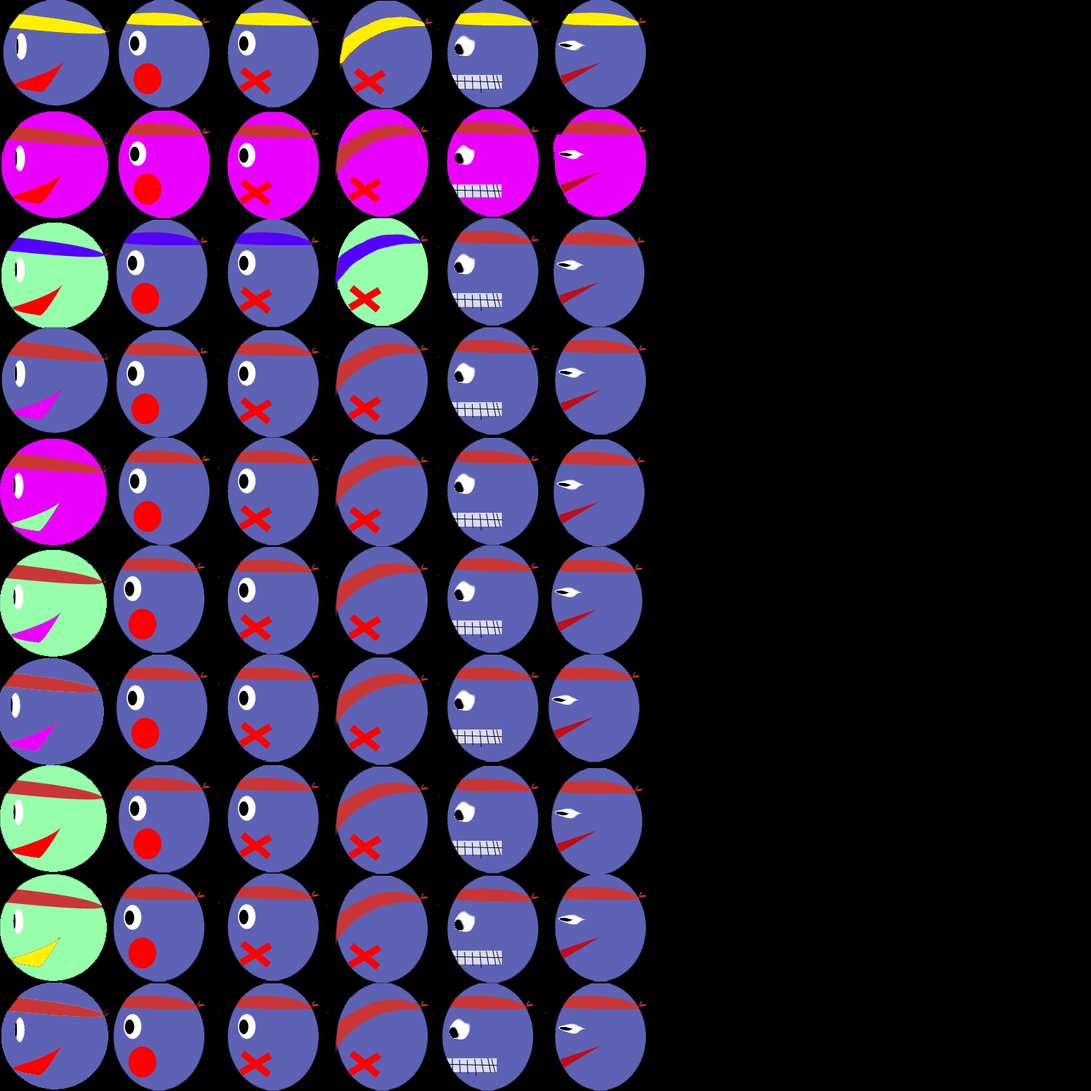
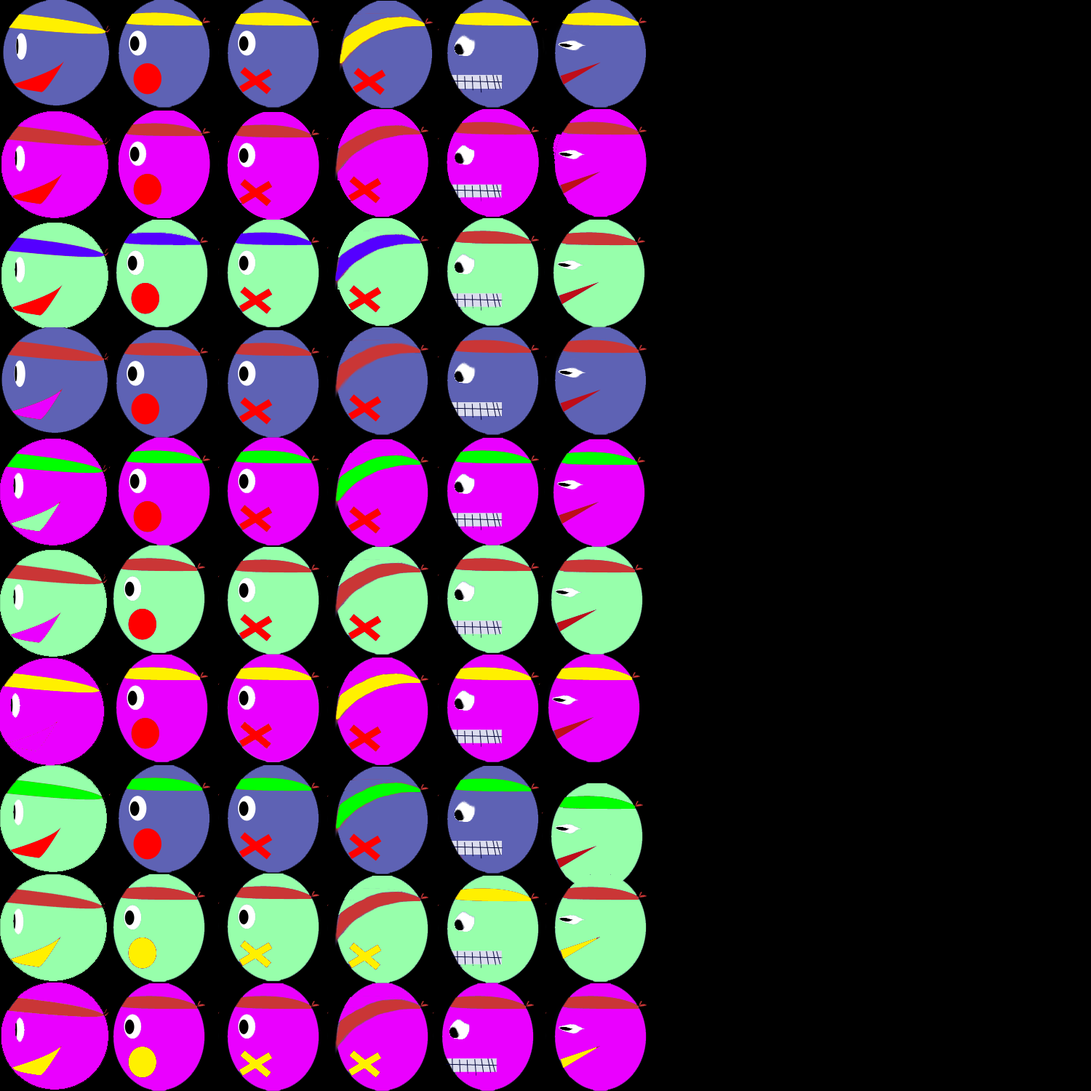
Comparing the layer stacks of the two 1091x1091 images. Changes:
removed group "col6" (10 layers) over [337, 217, 647, 1091]
renamed "Layer 53" to "col6", moved it out of group "col6", painted on it over [0, 217, 647, 1091]
removed layer "Layer 51" from group "col6" over [542, 768, 644, 877]
removed layer "Layer 50" from group "col6" over [547, 654, 641, 763]
removed layer "Layer 49" from group "col6" over [550, 547, 644, 655]
removed group "col5" (10 layers) over [441, 217, 540, 1091]
removed layer "Layer 44" from group "col5" over [441, 983, 535, 1091]
removed layer "Layer 43" from group "col5" over [446, 876, 540, 984]
removed layer "Layer 41" from group "col5" over [446, 654, 540, 763]
removed layer "Layer 40" from group "col5" over [446, 545, 540, 654]
removed layer "Layer 39" from group "col5" over [446, 438, 540, 546]
removed layer "Layer 37" from group "col5" over [446, 218, 540, 326]
removed group "col4" (10 layers) over [336, 439, 429, 1091]
removed group "col3" (11 layers) over [227, 219, 320, 1091]
removed group "col2" (1st of 2) (10 layers) over [104, 219, 211, 1091]
removed layer "Layer 12" from group "col2" over [104, 983, 206, 1091]
removed layer "Layer 11" from group "col2" over [112, 874, 206, 983]
removed layer "Layer 9" from group "col2" over [115, 654, 209, 763]
removed layer "Layer 8" from group "col2" over [112, 545, 206, 654]
removed layer "Layer 5" from group "col2" over [115, 219, 209, 328]
removed group "col1" (5 layers) over [0, 453, 110, 1091]
removed layer "Layer 3 copy 2" from group "col1" over [0, 658, 105, 766]
removed layer "Layer 1" from group "col1" over [1, 453, 110, 1091]
removed layer "Layer 0" over [0, 217, 647, 1091]
…and 24 more changes (24 removed)
